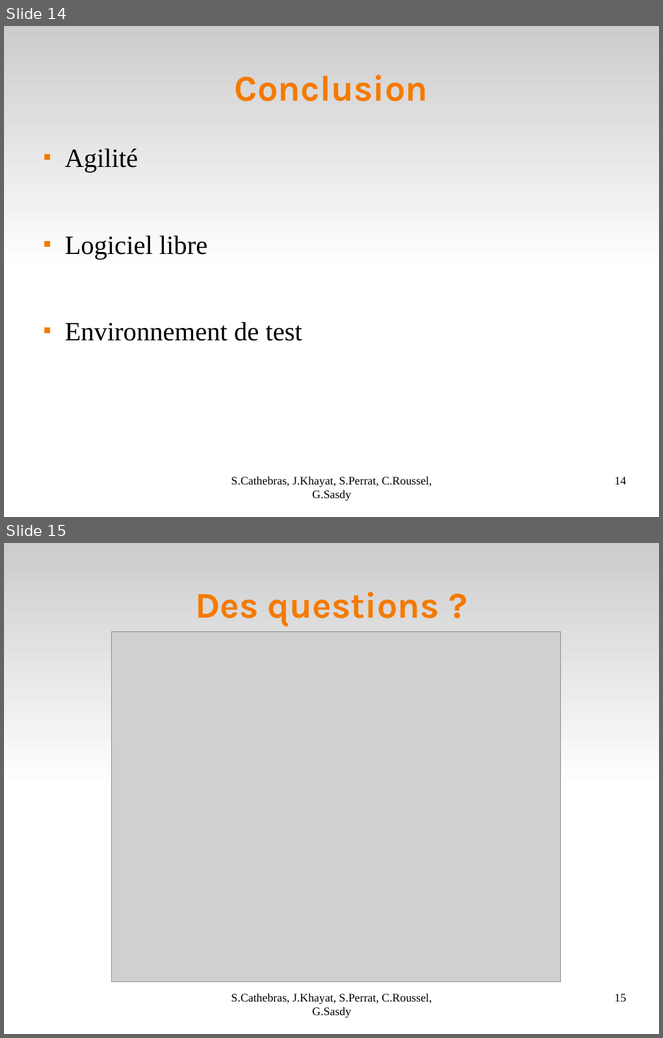
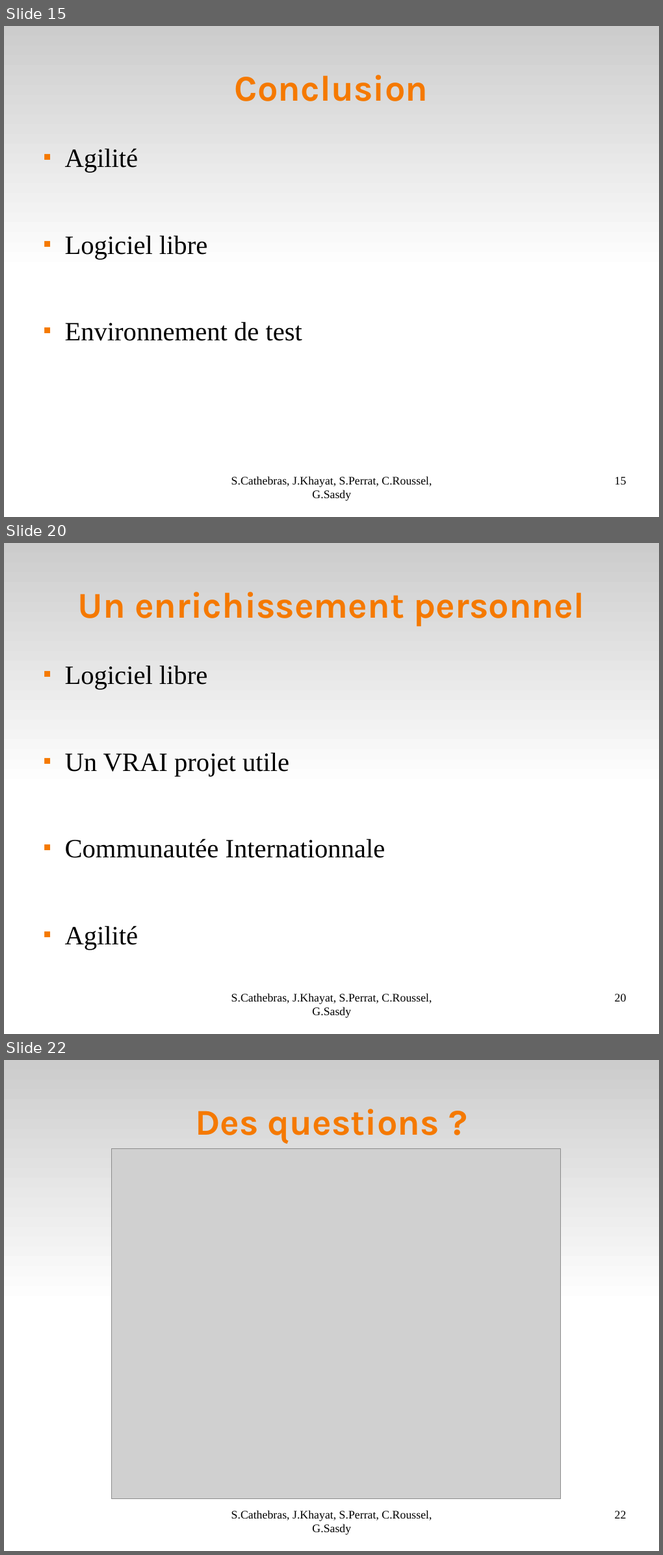
Before and after one commit to Darktrop/git-mediawiki-ensimag, a slide deck: sheme/presoutenance/Bilan.odp. Shown one above the other, each under a label of ours: slides 14 and 15 before the commit, slides 15, 20 and 22 after it; the slides between them are not shown. The pictures are 663x1038 and 663x1555 pixels, drawn with LibreOffice and Linux fonts; fonts in the diff are those of the drawing; grey boxes stand for pictures. Boxes give left, top, right and bottom in pixels: in the first picture for what was removed or moved away, otherwise in the second. Text is boxed around its words. In the diff, an @@ line names an element or a change of style, - is before the commit and + after.

```diff
--- a/sheme/presoutenance/Bilan.odp
+++ b/sheme/presoutenance/Bilan.odp
@@ slide 20 added at [4,543,659,1034], background #FFFFFF; not listed: 1 template element that a slide beside it also shows @@
@@ title added at [78,592,584,627], 44 pt, text #F57900, bold @@
+Un enrichissement personnel
@@ text added at [65,665,386,950], 32 pt, text #000000 @@
+■ Logiciel libre
+■ Un VRAI projet utile
+■ Communautée Internationnale
+■ Agilité
@@ text added at [232,993,432,1018], 14 pt, text #000000 @@
+S.Cathebras, J.Khayat, S.Perrat, C.Roussel, G.Sasdy
@@ page number added at [615,994,627,1002], 14 pt, text #000000 @@
+20
@@ what was slide 14 is now slide 15 @@
@@ page number at [615,477,627,485]: text changed @@
-14
+15
@@ what was slide 15 is now slide 22 @@
@@ page number at [615,1511,627,1519]: text changed @@
-15
+22
```
Also in this commit, not shown: 5 slides changed, 6 other slides added.
